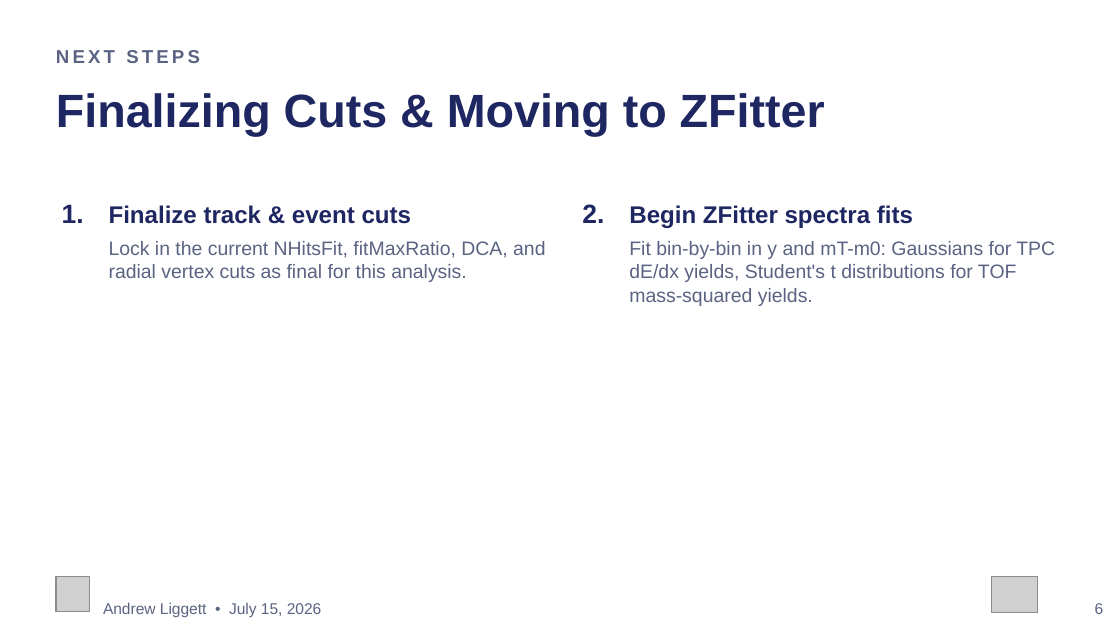
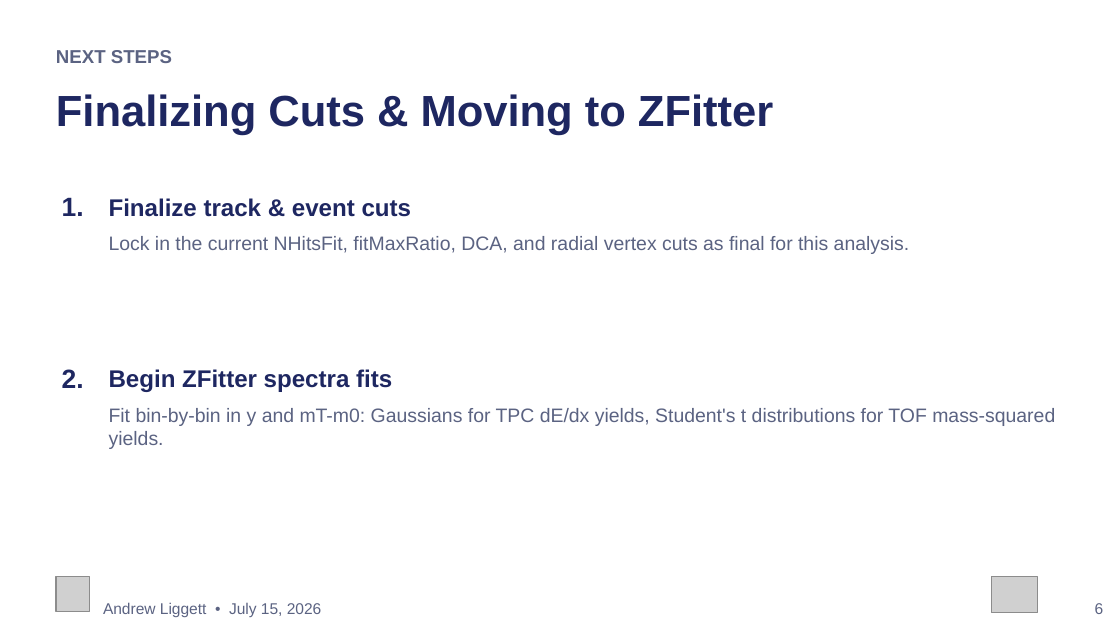
Before and after one commit to liggett2820/lightflavorspectra_OO200, a slide deck: slide 6 of docs/OO200_Spectra_Status_Update.pptx. Drawn at 1120x630 pixels with LibreOffice and Linux fonts; fonts in the diff are those of the drawing; grey boxes stand for pictures. Boxes give left, top, right and bottom in pixels: in the first picture for what was removed or moved away, otherwise in the second. Text is boxed around its words. In the diff, an @@ line names an element or a change of style, - is before the commit and + after.

Commit message:
Reformat slides 2 and 6 from 2-column grid to a single-column numbered list

```diff
--- a/docs/OO200_Spectra_Status_Update.pptx
+++ b/docs/OO200_Spectra_Status_Update.pptx
@@ text "NEXT STEPS" at bbox=[56, 50, 172, 63]: letter spacing 2 to 0 pt @@
@@ text "Finalizing Cuts & Moving to ..." at bbox=[56, 94, 773, 135]: size 30 to 28 pt @@
@@ text "1.": place and size @@
-text "1." at bbox=[62, 204, 84, 223]
+text "1." at bbox=[62, 197, 84, 216]
@@ text "Finalize track & event cuts": place and size @@
-text "Finalize track & event cuts" at bbox=[109, 205, 412, 224]
+text "Finalize track & event cuts" at bbox=[109, 198, 412, 217]
@@ text "Lock in the current NHitsFit, ..." rewrapped from bbox=[109, 241, 545, 282] to bbox=[109, 236, 910, 254] @@
@@ text "2.": place and size @@
-text "2." at bbox=[582, 204, 604, 223]
+text "2." at bbox=[62, 369, 84, 388]
@@ text "Begin ZFitter spectra fits": place and size @@
-text "Begin ZFitter spectra fits" at bbox=[629, 205, 913, 228]
+text "Begin ZFitter spectra fits" at bbox=[109, 369, 392, 392]
@@ text "Fit bin-by-bin in y and ..." rewrapped from bbox=[629, 241, 1055, 306] to bbox=[109, 408, 1055, 449] @@
```
Also in this commit, not shown: 1 other slide changed.
